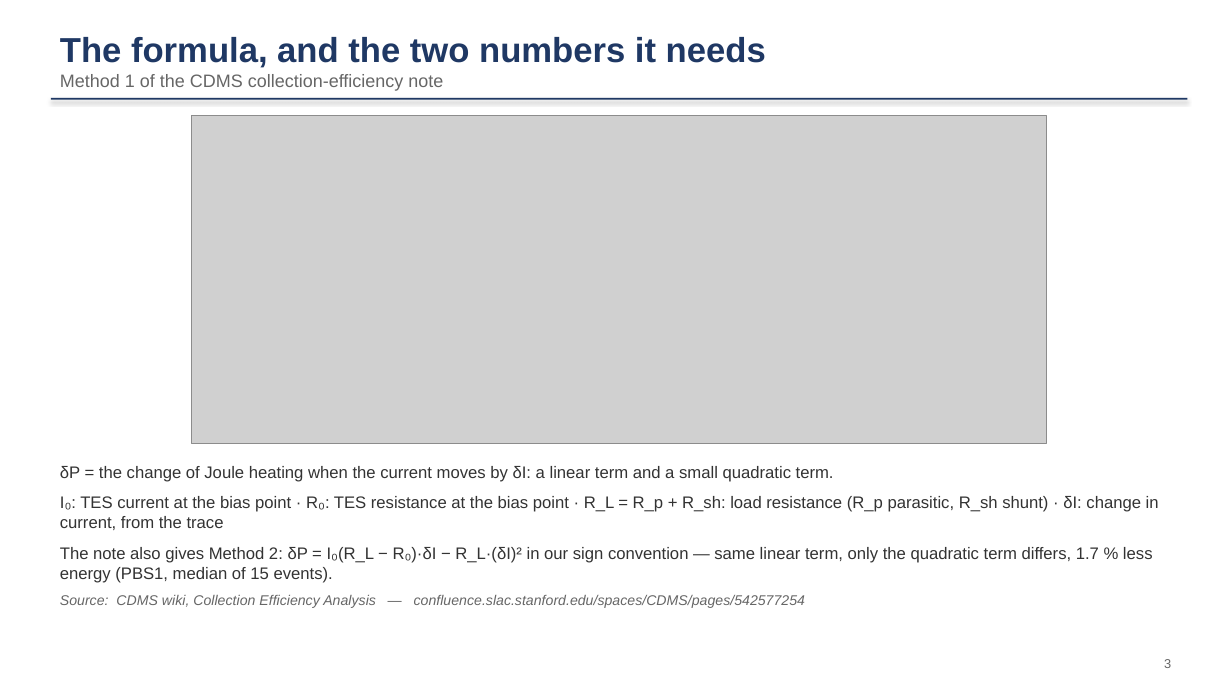
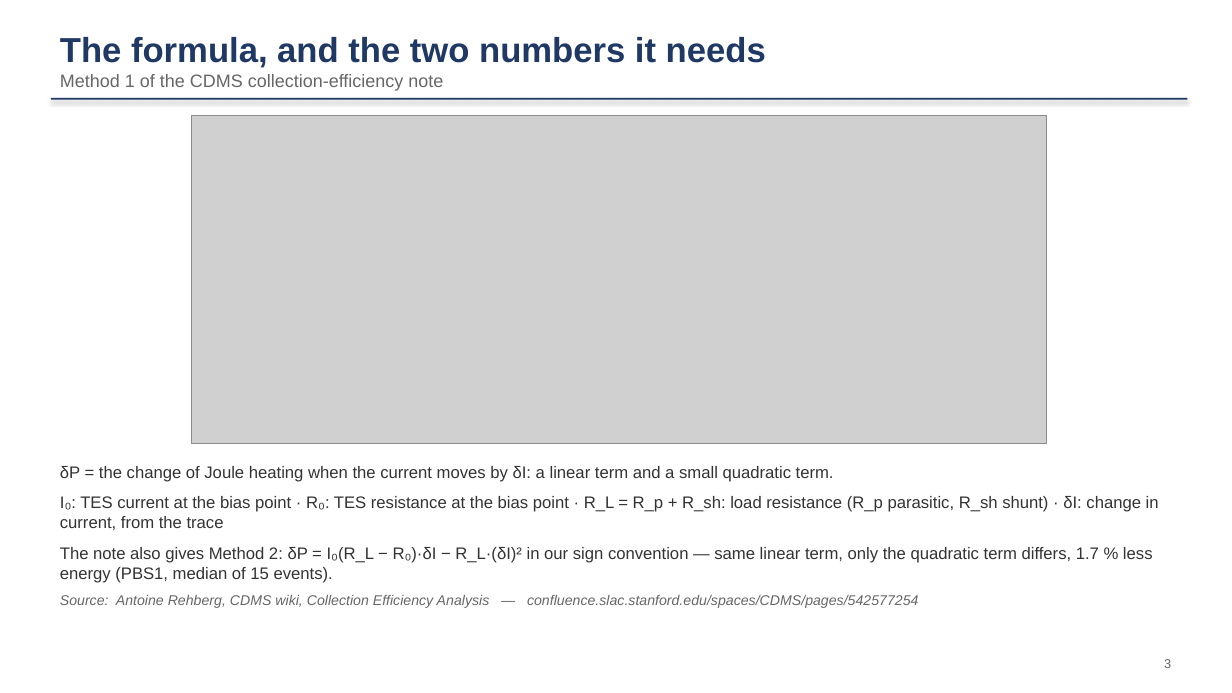
Before and after one commit to ZhihengLi0/urop, a slide deck: slide 3 of snolab/collection_efficiency/presentation/SNOLAB_R4_collection_efficiency_20260910.pptx. Drawn at 1232x693 pixels with LibreOffice and Linux fonts; fonts in the diff are those of the drawing; grey boxes stand for pictures. Boxes give left, top, right and bottom in pixels: in the first picture for what was removed or moved away, otherwise in the second. Text is boxed around its words. In the diff, an @@ line names an element or a change of style, - is before the commit and + after.

```diff
--- a/snolab/collection_efficiency/presentation/SNOLAB_R4_collection_efficiency_20260910.pptx
+++ b/snolab/collection_efficiency/presentation/SNOLAB_R4_collection_efficiency_20260910.pptx
@@ text at [60, 595, 918, 608]: text changed @@
-Source: CDMS wiki, Collection Efficiency Analysis — confluence.slac.stanford.edu/spaces/CDMS/pages/542577254
+Source: Antoine Rehberg, CDMS wiki, Collection Efficiency Analysis — confluence.slac.stanford.edu/spaces/CDMS/pages/542577254
```
Also in this commit, not shown: 8 other files.
